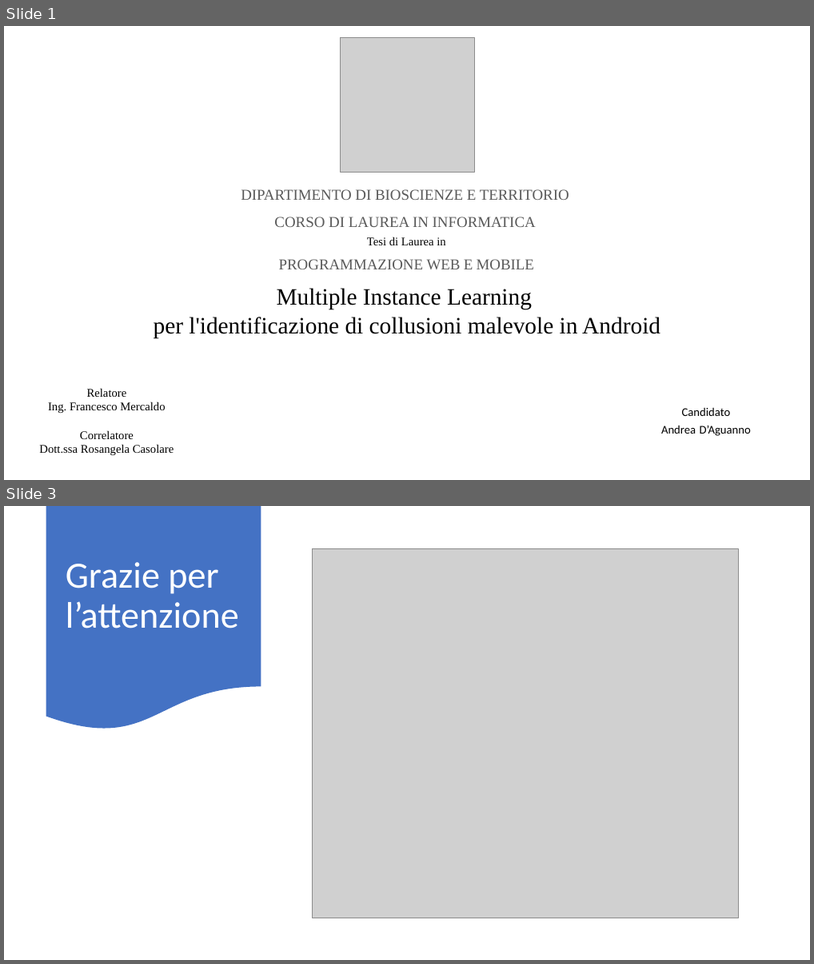
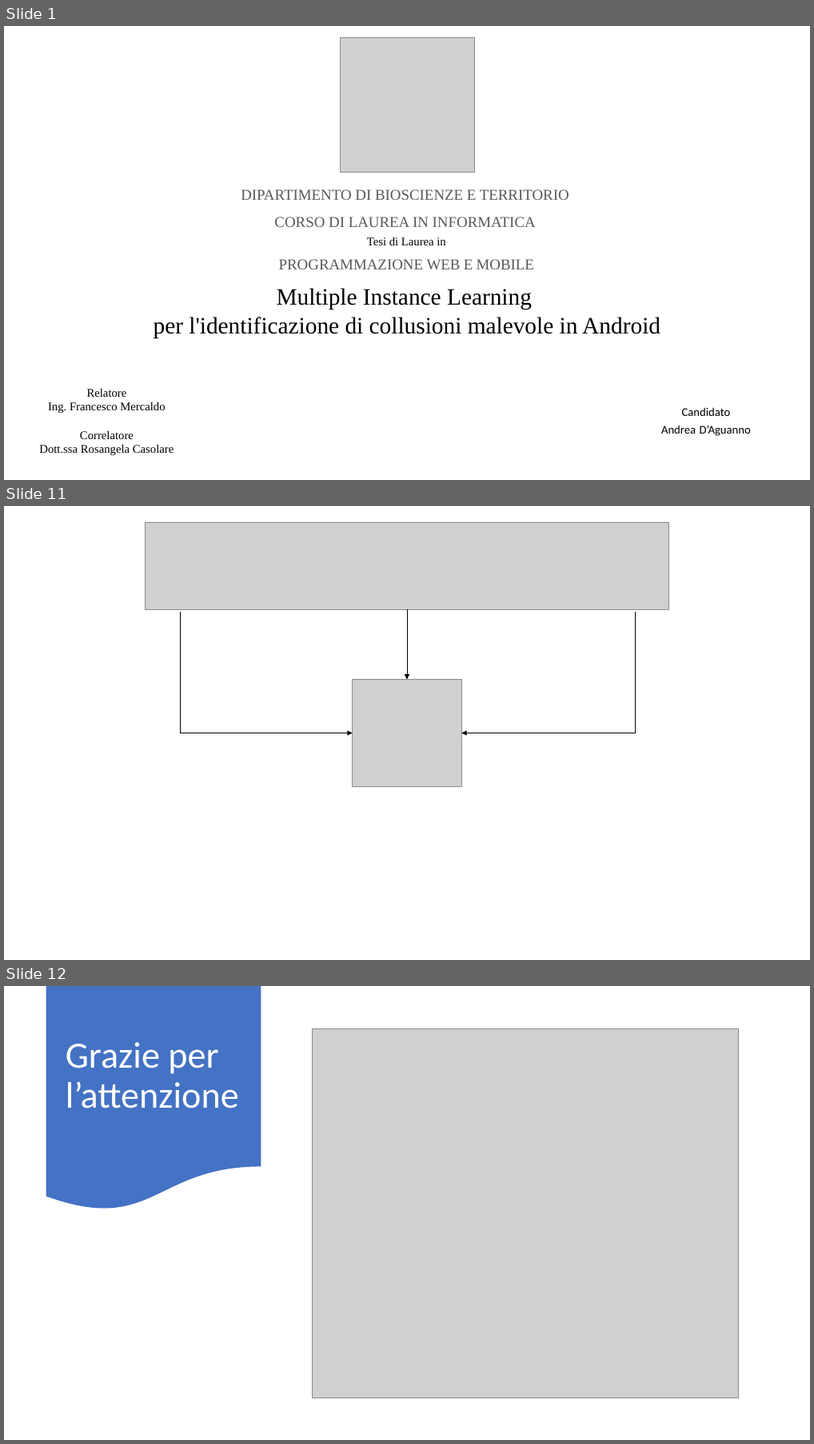
Before and after one commit to AndreaDagg/Multiple-instance-learning-for-identifying-malicious-collusion-in-Android, a slide deck: Documentation/Presentazione.pptx. Shown one above the other, each under a label of ours: slides 1 and 3 before the commit, slides 1, 11 and 12 after it; the slides between them are not shown. The pictures are 814x964 and 814x1444 pixels, drawn with LibreOffice and Linux fonts; fonts in the diff are those of the drawing; grey boxes stand for pictures. Boxes give left, top, right and bottom in pixels: in the first picture for what was removed or moved away, otherwise in the second. Text is boxed around its words. In the diff, an @@ line names an element or a change of style, - is before the commit and + after.

```diff
--- a/Documentation/Presentazione.pptx
+++ b/Documentation/Presentazione.pptx
@@ slide 11 added at (4,506,810,960), background #FFFFFF @@
@@ picture added at (145,522,670,609) @@
@@ elbow arrow added from (180, 612) to (353, 733), #000000 0.5 pt @@
@@ arrow added from (407, 609) to (407, 679), #000000 0.5 pt @@
@@ elbow arrow added from (635, 612) to (462, 733), #000000 0.5 pt @@
@@ picture added at (353,679,462,786) @@
@@ what was slide 3 is now slide 12 @@
```
Also in this commit, not shown: 1 slide changed, 9 other slides added, 1 slide removed, 1 other file.
